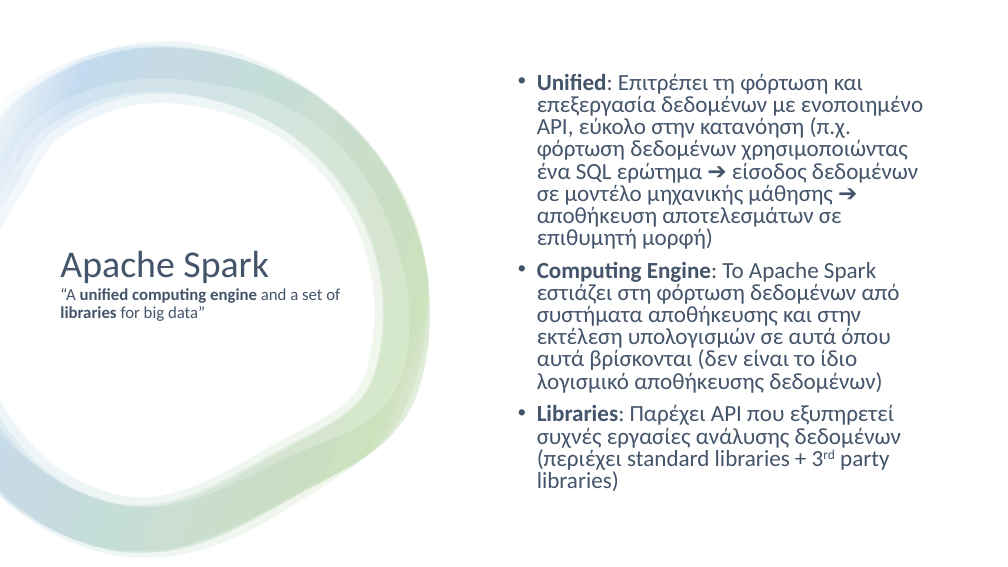
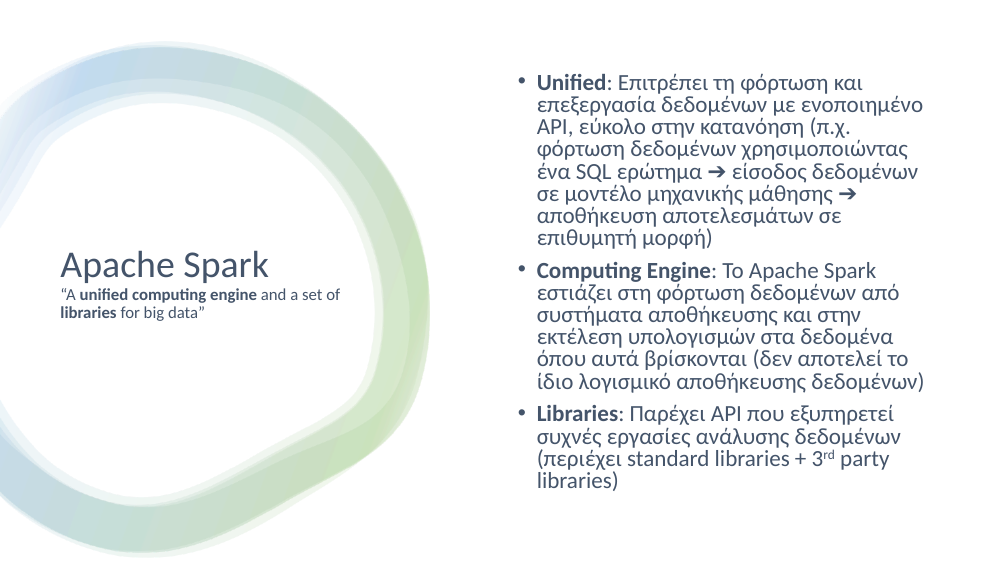
Before and after one commit to chgogos/big_data, a slide deck: slide 4 of 04. Apache Spark.pptx. Drawn at 1008x567 pixels with LibreOffice and Linux fonts; fonts in the diff are those of the drawing. Boxes give left, top, right and bottom in pixels: in the first picture for what was removed or moved away, otherwise in the second. Text is boxed around its words. In the diff, an @@ line names an element or a change of style, - is before the commit and + after.

```diff
--- a/04. Apache Spark.pptx
+++ b/04. Apache Spark.pptx
@@ text at (537, 262, 924, 393): text changed @@
-• Computing Engine: To Apache Spark εστιάζει στη φόρτωση δεδομένων από συστήματα αποθήκευσης και στην εκτέλεση υπολογισμών σε αυτά όπου αυτά βρίσκονται (δεν είναι το ίδιο λογισμικό αποθήκευσης δεδομένων)
+• Computing Engine: To Apache Spark εστιάζει στη φόρτωση δεδομένων από συστήματα αποθήκευσης και στην εκτέλεση υπολογισμών στα δεδομένα όπου αυτά βρίσκονται (δεν αποτελεί το ίδιο λογισμικό αποθήκευσης δεδομένων)
```
Also in this commit, not shown: 5 other slides changed, 7 other files.
